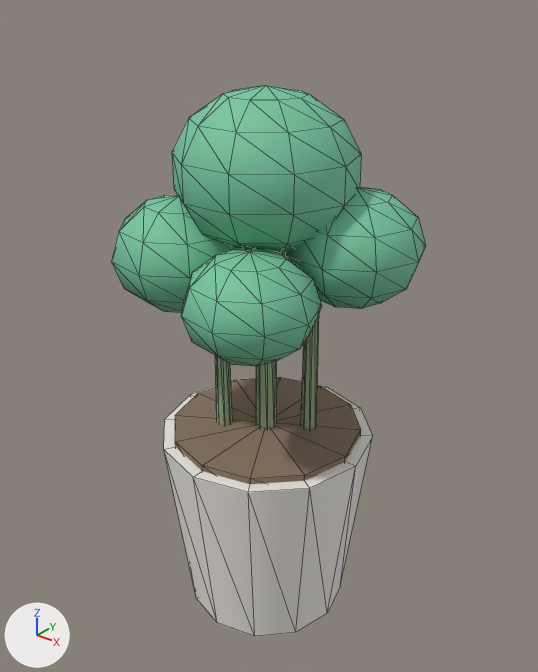
A saved change to the glTF model assets/furniture/furniture_plant_pot.glb.
One viewpoint serves both versions: a camera (50 mm lens) standing at (0.679, -0.842, 1.038) and looking at (0.001, 0.005, 0.512). Lighting does not change. The marker at lower left points along +X, +Y and +Z. The picture after the commit comes second. Mesh edges are drawn as thin lines. Vertices at exactly the same position are counted once.

Script lines for the objects in view, before the commit:
```python
me_plantpotmesh = bpy.data.meshes.new('PlantPotMesh')
me_plantpotmesh.from_pydata(...)  # 330 vertices, 582 faces; spans x -0.213..0.22, y -0.208..0.18, z 0.0..0.9
# faces by material slot: [48, 48, 96, 390]
me_plantpotmesh.materials.append(mat_ceramicpot)  # white #f1ede7
me_plantpotmesh.materials.append(mat_plantsoil)  # brown #867361
me_plantpotmesh.materials.append(mat_plantstem)  # greyish green #99b186
me_plantpotmesh.materials.append(mat_plantleaf)  # green #76c59e
ob_plantpot = bpy.data.objects.new('PlantPot', me_plantpotmesh)
ob_plantpot.location = (0.0, 0.0, 0.0)
```
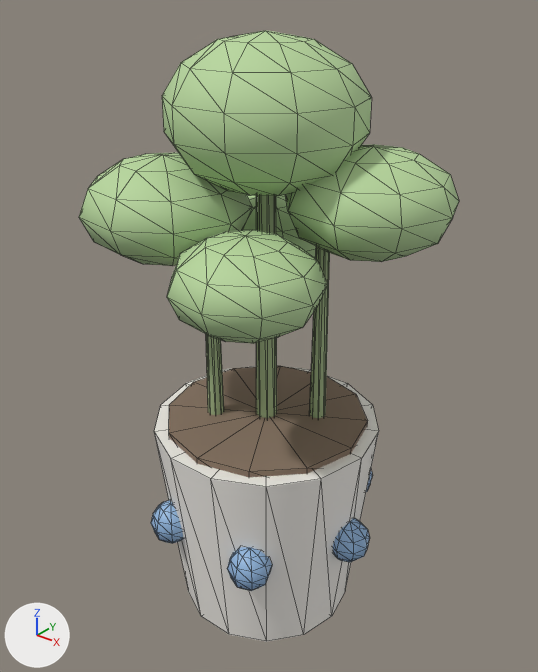
Boxes (x1, y1, x2, y2) around the edits, measured in the pictures (538 x 672 px; the box of a moved part takes in the faces that stretch with it):
'PlantPot', reshaped (21% wider, 11% taller): before (111, 85, 426, 636); after (79, 30, 459, 642)
part 1 of me_plantpotmesh, added (blue): after (227, 547, 272, 591)
part 2 of me_plantpotmesh, added (blue): after (151, 500, 183, 544)
part 3 of me_plantpotmesh, added (mostly hidden): after (366, 471, 373, 492)
part 4 of me_plantpotmesh, moved or reshaped: before (175, 378, 361, 484); after (169, 366, 368, 478)
part 5 of me_plantpotmesh, moved or reshaped: before (172, 85, 361, 254); after (162, 30, 372, 196)
part 6 of me_plantpotmesh, added (green): after (79, 153, 252, 266)
part 7 of me_plantpotmesh, added (green): after (285, 144, 459, 262)
part 8 of me_plantpotmesh, added (green): after (167, 230, 328, 343)
part 9 of me_plantpotmesh, added (green): after (242, 195, 316, 259)
part 10 of me_plantpotmesh, added (blue): after (332, 518, 370, 562)
part 11 of me_plantpotmesh, deleted (green): before (285, 186, 426, 309)
part 12 of me_plantpotmesh, deleted (green): before (181, 248, 322, 366)
part 13 of me_plantpotmesh, deleted (green): before (111, 195, 233, 313)
part 14 of me_plantpotmesh, moved or reshaped: before (164, 314, 373, 636); after (154, 195, 379, 642)

The edits, one by one:
Material 'CeramicCream' (mat_ceramiccream) is new.
Its base color is (0.93, 0.9, 0.85) (white #f7f3ed).
Its roughness is 0.45.
Material 'PlantLeafWarm' (mat_plantleafwarm) is new.
Its base color is (0.48, 0.68, 0.34) (green #b8d79e).
Its roughness is 0.7.
Material 'CeramicCobalt' (mat_ceramiccobalt) is new.
Its base color is (0.28, 0.46, 0.72) (blue #90b5dd).
Its roughness is 0.45.
me_plantpotmesh is used by ob_plantpot; location (0.0, 0.0, 0.0).
me_plantpotmesh had 330 vertices, 582 faces and spanned x -0.213..0.22, y -0.208..0.18, z 0.0..0.9.
me_plantpotmesh no longer uses material mat_ceramicpot (white #f1ede7).
me_plantpotmesh now has 652 vertices, 1160 faces and spans x -0.252..0.26, y -0.238..0.218, z 0.0..0.97.
me_plantpotmesh part 1: a new loose piece, an icosphere of 80 faces spanning x 0.052..0.123, y -0.188..-0.116, z 0.152..0.228, in mat_ceramiccobalt (blue #90b5dd).
me_plantpotmesh part 2: a new loose piece, an icosphere of 80 faces spanning x -0.123..-0.052, y -0.188..-0.116, z 0.152..0.228, in mat_ceramiccobalt (blue #90b5dd).
me_plantpotmesh part 3: a new loose piece, an icosphere of 80 faces spanning x 0.052..0.123, y 0.116..0.188, z 0.152..0.228, in mat_ceramiccobalt (blue #90b5dd).
me_plantpotmesh part 4: the loose piece of 28 vertices spanning x -0.16..0.16, y -0.16..0.16, z 0.31..0.35 is scaled about its middle by (1.06, 1.06, 1), then moved by (0.0, 0.0, 0.02).
me_plantpotmesh part 5: the loose piece of 77 vertices spanning x -0.136..0.136, y -0.13..0.13, z 0.66..0.9 is scaled about its middle by (1.07, 1.07, 0.917), then moved by (0.0, 0.0, 0.08), in mat_plantleafwarm (green #b8d79e).
me_plantpotmesh part 6: a new loose piece, a UV sphere (9 segments, 6 rings, poles along z) spanning x -0.252..0.0, y -0.208..0.048, z 0.64..0.8, in mat_plantleafwarm (green #b8d79e).
me_plantpotmesh part 7: a new loose piece, a UV sphere (9 segments, 6 rings, poles along z) spanning x 0.008..0.26, y -0.048..0.208, z 0.66..0.82, in mat_plantleafwarm (green #b8d79e).
me_plantpotmesh part 8: a new loose piece, a UV sphere (9 segments, 6 rings, poles along z) spanning x -0.033..0.18, y -0.238..-0.022, z 0.59..0.73, in mat_plantleafwarm (green #b8d79e).
me_plantpotmesh part 9: a new loose piece, a UV sphere (9 segments, 6 rings, poles along z) spanning x -0.183..0.03, y 0.002..0.218, z 0.57..0.71, in mat_plantleafwarm (green #b8d79e).
me_plantpotmesh part 10: a new loose piece of 52 vertices spanning x 0.139..0.211, y -0.036..0.036, z 0.152..0.228, in mat_ceramiccobalt (blue #90b5dd).
me_plantpotmesh part 11: the loose piece of 47 vertices spanning x 0.007..0.22, y -0.038..0.178, z 0.58..0.76 is deleted.
me_plantpotmesh part 12: the loose piece of 47 vertices spanning x -0.034..0.16, y -0.208..-0.012, z 0.54..0.7 is deleted.
me_plantpotmesh part 13: the loose piece of 47 vertices spanning x -0.213..0.0, y -0.178..0.038, z 0.56..0.74 is deleted.
me_plantpotmesh part 14: 69 vertices removed from x -0.18..0.18, y -0.18..0.18, z 0.0..0.76; 73 vertices added at x -0.19..0.19, y -0.185..0.185, z 0.0..0.84.
Other edits to the shape of me_plantpotmesh do not show in these pictures.
me_plantpotmesh no longer uses material mat_plantleaf (green #76c59e).
me_plantpotmesh gains material mat_ceramiccream (white #f7f3ed).
me_plantpotmesh gains material mat_ceramiccobalt (blue #90b5dd).
me_plantpotmesh gains material mat_plantleafwarm (green #b8d79e).
